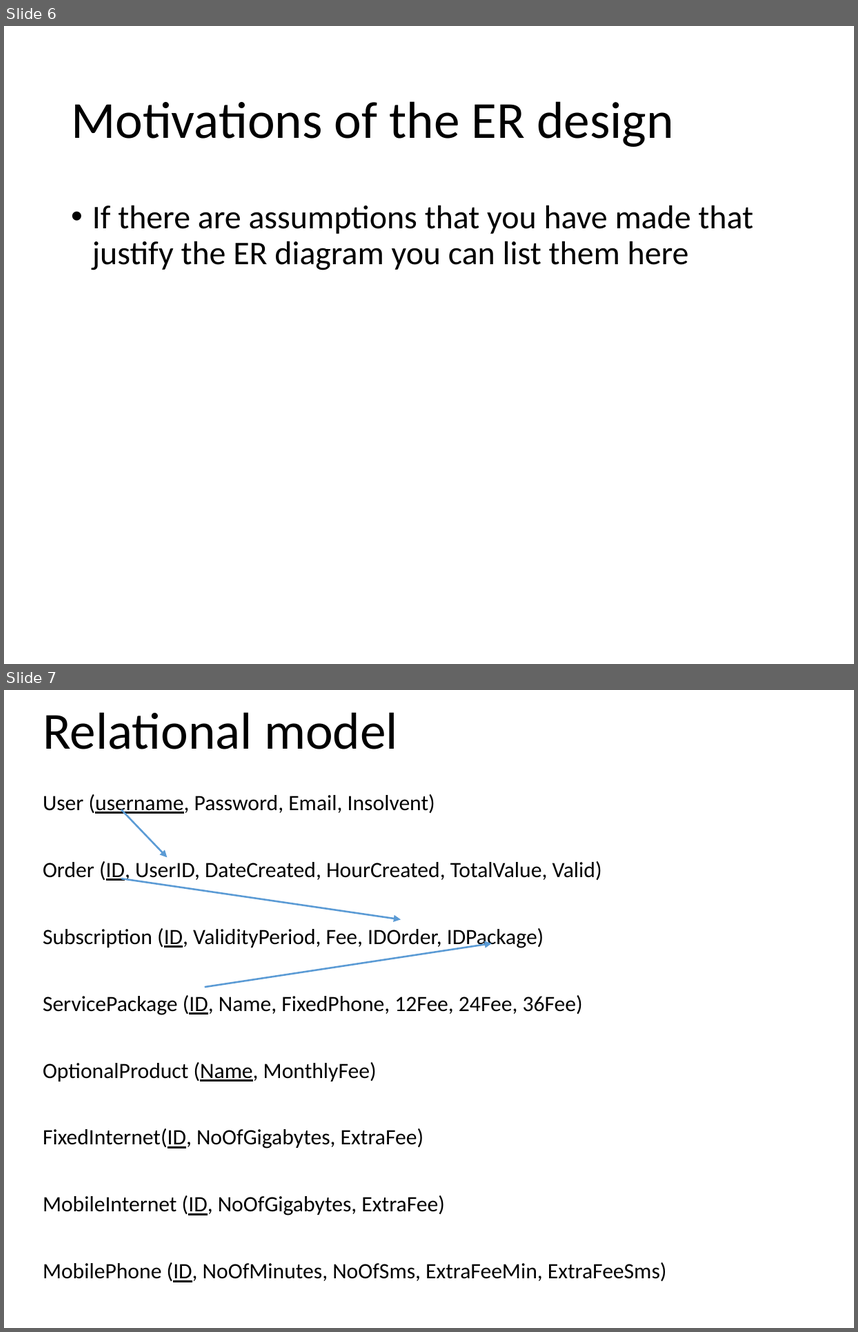
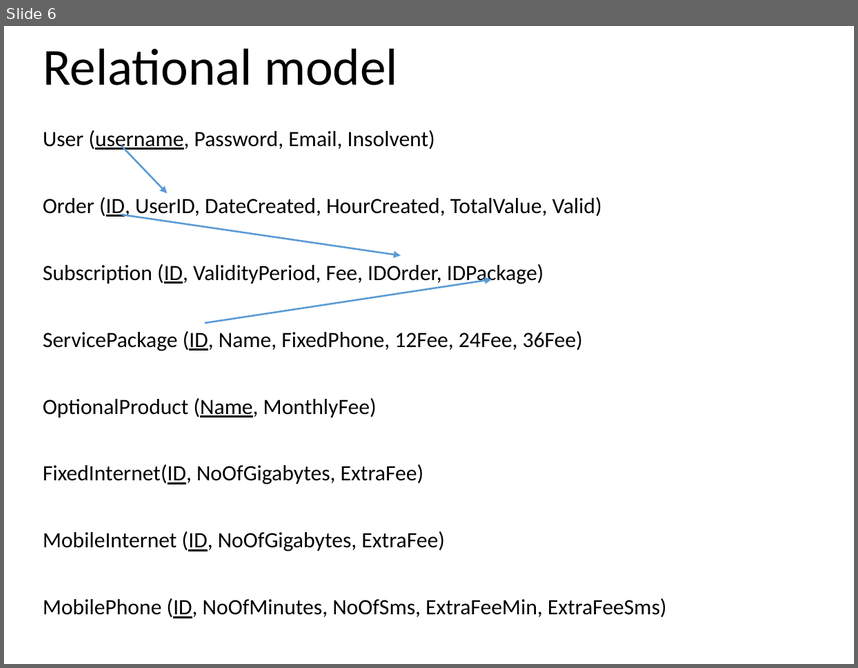
Before and after one commit to marcozetaa/TelcoService, a slide deck: UML/Presentation .pptx. Shown one above the other, each under a label of ours: slides 6 and 7 before the commit, slide 6 after it. The pictures are 858x1332 and 858x668 pixels, drawn with LibreOffice and Linux fonts; fonts in the diff are those of the drawing. Boxes give left, top, right and bottom in pixels: in the first picture for what was removed or moved away, otherwise in the second. Text is boxed around its words. In the diff, an @@ line names an element or a change of style, - is before the commit and + after.

```diff
--- a/UML/Presentation .pptx
+++ b/UML/Presentation .pptx
@@ slide 6 removed at <box>4,26,854,664</box>, background #FFFFFF @@
@@ title removed at <box>71,101,674,147</box> @@
-Motivations of the ER design
@@ text removed at <box>92,205,753,270</box> @@
-• If there are assumptions that you have made that justify the ER diagram you can list them here
@@ what was slide 7 is now slide 6 @@
```
Also in this commit, not shown: 5 slides changed, 10 slides added, 10 other slides removed, 6 other files.
